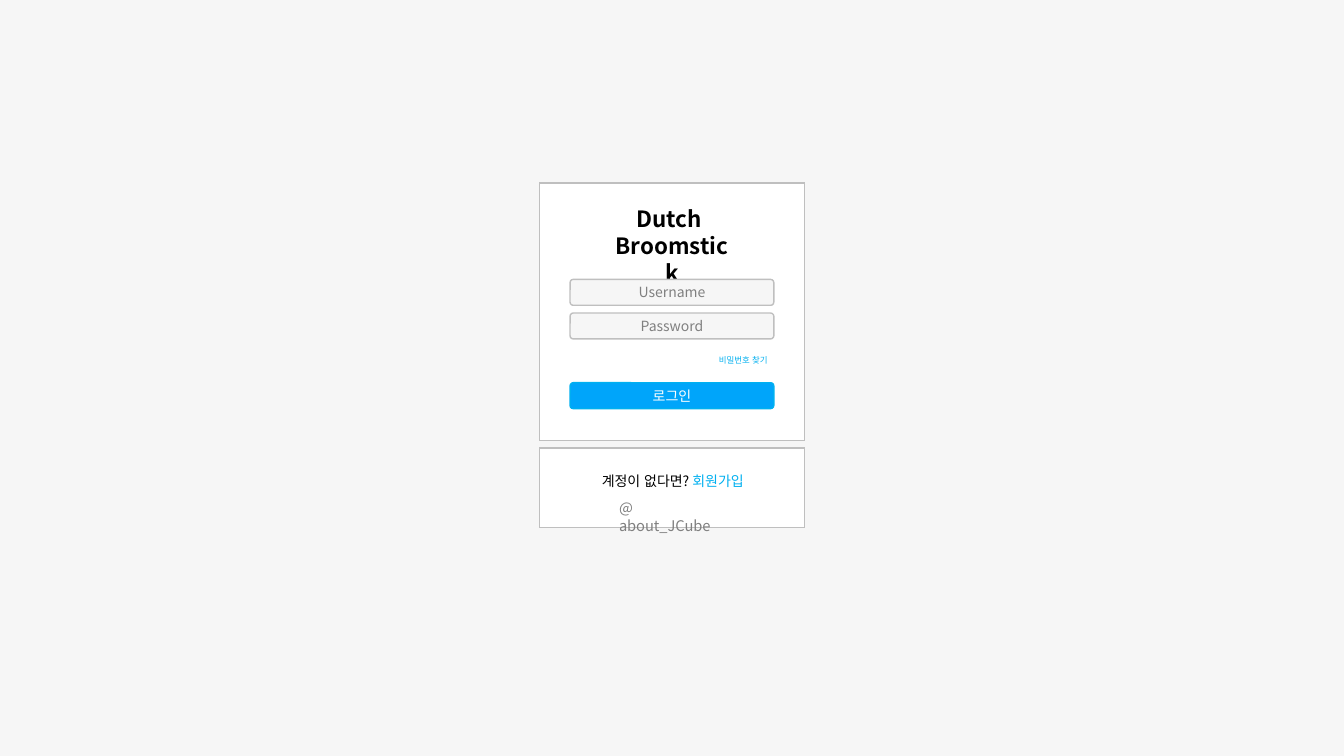
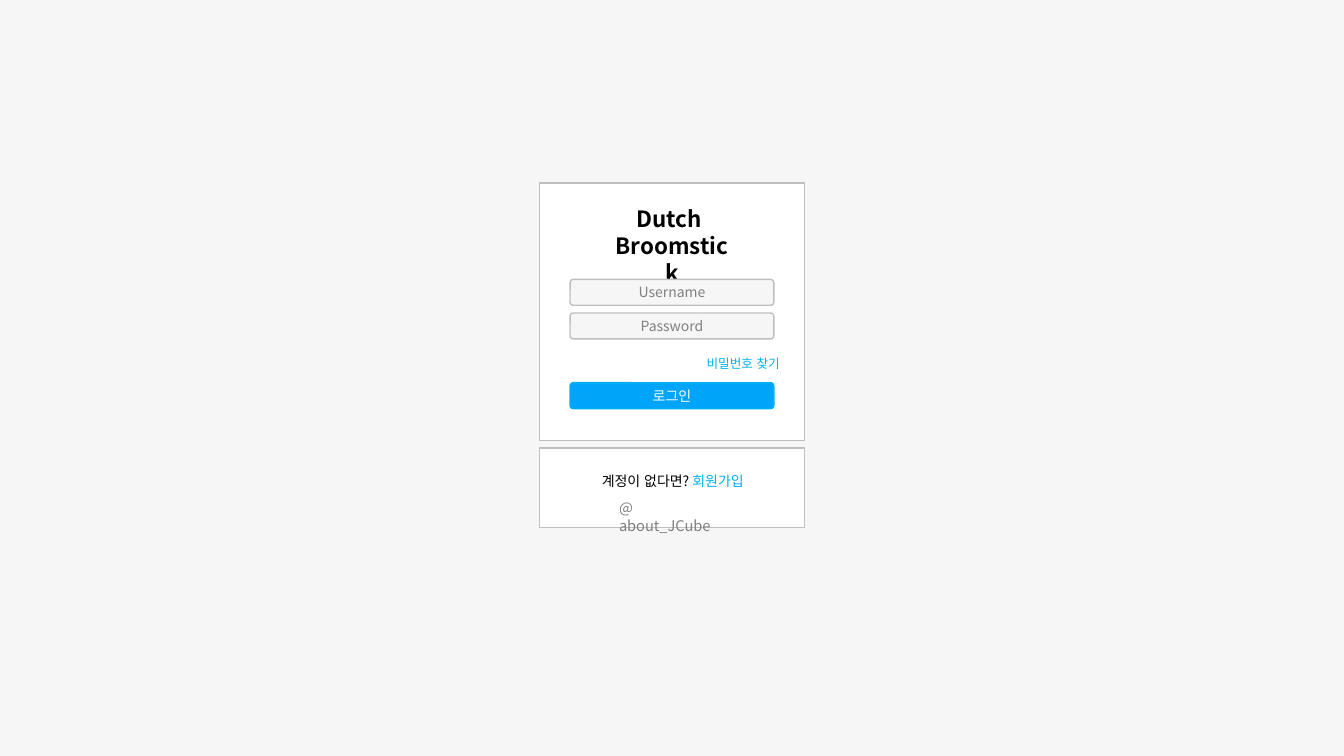
Before and after one commit to jtjun/DutchBroomstick, a slide deck: slide 1 of Documents/Design_Demo.pptx. Drawn at 1344x756 pixels with LibreOffice and Linux fonts; fonts in the diff are those of the drawing. Boxes give left, top, right and bottom in pixels: in the first picture for what was removed or moved away, otherwise in the second. Text is boxed around its words. In the diff, an @@ line names an element or a change of style, - is before the commit and + after.

Commit message:
Poster

```diff
--- a/Documents/Design_Demo.pptx
+++ b/Documents/Design_Demo.pptx
@@ text "비밀번호 찾기": place and size @@
-text "비밀번호 찾기" at <box>719,356,767,364</box>
+text "비밀번호 찾기" at <box>707,357,780,369</box>
@@ text "비밀번호 찾기" at <box>707,357,780,369</box>: size 6 to 9 pt @@
```
Also in this commit, not shown: 7 other slides changed, 3 other files.
